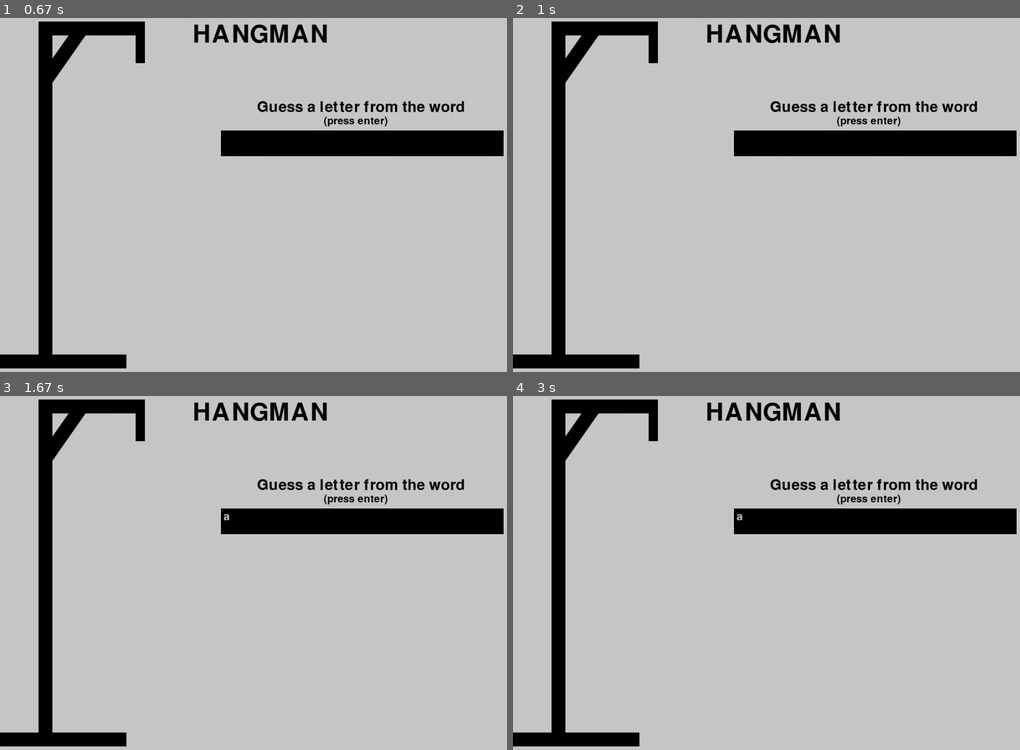
Above: before the commit, frames 1-4 (two rows, left to right).
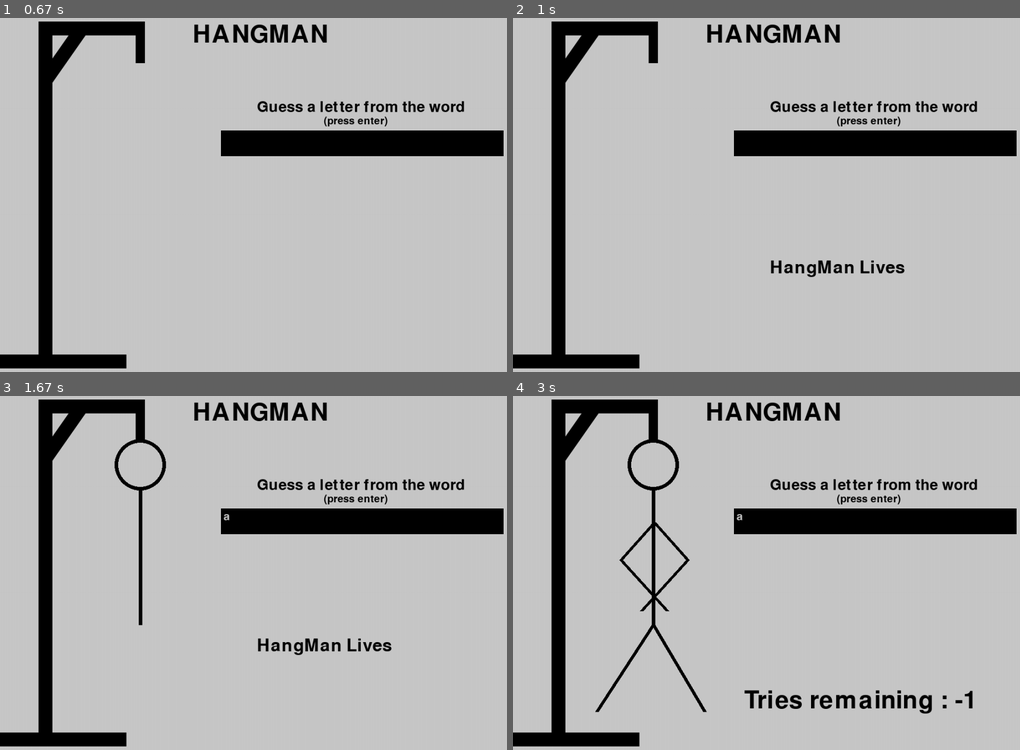
Above: after the commit, the same moments.

Repository: dorogit/pygame_collaboration
Game: pygame game, started from main.py
The game is run twice, just before and just after one commit, with the same random seed, the same clock (stepped at 60 frames per second) and the same inputs.
Inputs:
- Up to frame 1 (0.67 s): tap Space at 0.33 s
- Up to frame 2 (1 s): tap Enter at 0.67 s
- Up to frame 3 (1.67 s): type "ann" at 1 s; tap Enter at 1.33, 1.55 s
- Up to frame 4 (3 s): tap Enter at 1.95, 2.25, 2.5, 2.8 s; tap Space at 2.03 s

Frame 1 is identical in both runs. In frame 2, 0.5% of the frame differs, in the area x 50-78%, y 68-74%; in frame 3, 1.1%; in frame 4, 2.4%, in the area x 16-91%, y 12-90%.

Commit message:
Update main.py
added stuff

Diff:
--- a/main.py
+++ b/main.py
@@ -1,5 +1,4 @@
 import pygame
-from pygame.constants import K_RETURN
 
 pygame.init()
 
@@ -34,10 +33,12 @@
 guess = ''
 hidden_word = ''
 Color = (0,0,0)
-Tries = 5
+Tries = 6
 index = 0
 letter_in_guessbox = False
 convert = False
+Fails = 0
+draw_once = False
 
 def guessing(word):
   global hidden_word,index,convert
@@ -69,7 +70,20 @@
 
 def draw_leg2():
   pygame.draw.line(screen,(0,0,0), (273,476),(373,645), width = 7)
-#incomplete
+
+def draw_arm1():
+  pygame.draw.line(screen, (0,0,0), (275, 277),(210,350),width = 7)
+  pygame.draw.line(screen, (0,0,0), (210, 350),(300,449),width = 7)
+
+def draw_arm2():
+  pygame.draw.line(screen, (0,0,0),(275, 277),(340,350),width = 7)
+  pygame.draw.line(screen, (0,0,0),(340, 350),(250,449),width = 7)
+
+def draw_face_happy():
+  pygame.draw.circle(screen, (0,0,0), (256, 162), 5)
+  pygame.draw.circle(screen, (0,0,0), (296, 162), 5)
+
+
 
 run = True
 typing = True
@@ -81,7 +95,7 @@
     break
   for event in pygame.event.get():
 
-    if event.type == pygame.KEYDOWN:
+    if event.type == pygame.KEYDOWN and event.key != pygame.K_ESCAPE:
 
       if typing == True:
 
@@ -134,14 +148,68 @@
 
         guessing(word)
         if event.key == pygame.K_RETURN and typing2 == True:
+
+          #putting a rect to hide old text
+          pygame.draw.rect(screen, (200,200,200), pygame.Rect(500,500,500,500))
+
+          #calling the guess function upon entering
           guessing(word)
-          #blitting the hidden word
+
+          #blitting the hidden word and other text
           hidden_word_text = font1.render(hidden_word,True, (0,0,0))
           screen.blit(hidden_word_text, (500,500))
           Tries = Tries - 1
-          print('the word you have to guess is :',hidden_word)
-          print('tries remaining : ', Tries)
-        #blitting text box and rendering text
+          Tries_string = 'Tries remaining : {}'.format(Tries)
+          Tries_text = font1.render(Tries_string,True,(0,0,0))
+          screen.blit(Tries_text, (450,600))
+
+          #if player completely guesses the word
+          if hidden_word == word and Tries >=0:
+            font0 = pygame.font.Font(None,50)
+            pygame.draw.rect(screen, (200,200,200), pygame.Rect(400,500,500,500))
+            hangman_text = font0.render('HangMan Lives ', True,(0,0,0))
+            screen.blit(hangman_text,(500,500))
+
+          #drawing hangman upon failure of guesses
+          if Fails == 0 and guess not in word and draw_once == False:
+            draw_head()
+            Fails += 1
+            draw_once = True
+
+          if Fails == 1 and guess not in word and draw_once == False:
+            draw_torso()
+            Fails += 1
+            draw_once = True
+
+          if Fails == 2 and guess not in word and draw_once == False:
+            draw_leg1()
+            Fails += 1
+            draw_once = True
+
+          if Fails == 3 and guess not in word and draw_once == False:
+            draw_leg2()
+            Fails += 1
+            draw_once = True
+
+          if Fails == 4 and guess not in word and draw_once == False:
+            draw_arm1()
+            Fails += 1
+            draw_once = True
+
+          if Fails == 5 and guess not in word and draw_once == False:
+            draw_arm2()
+            Fails += 1
+            draw_once = True
+
+          if Fails > 5 and guess not in word and draw_once == False:
+            draw_face_happy()
+
+
+          #draw one variable is used such that on pressing enter a single body
+          #part will be shown on 1 failure insted of all at once
+          draw_once = False
+
+        #blitting text box and rendering text the input
         pygame.draw.rect(screen, Color, input_box)
         text = font.render(guess, True , (200,200,200))
         screen.blit(text,(input_box.x+5, input_box.y+5))
